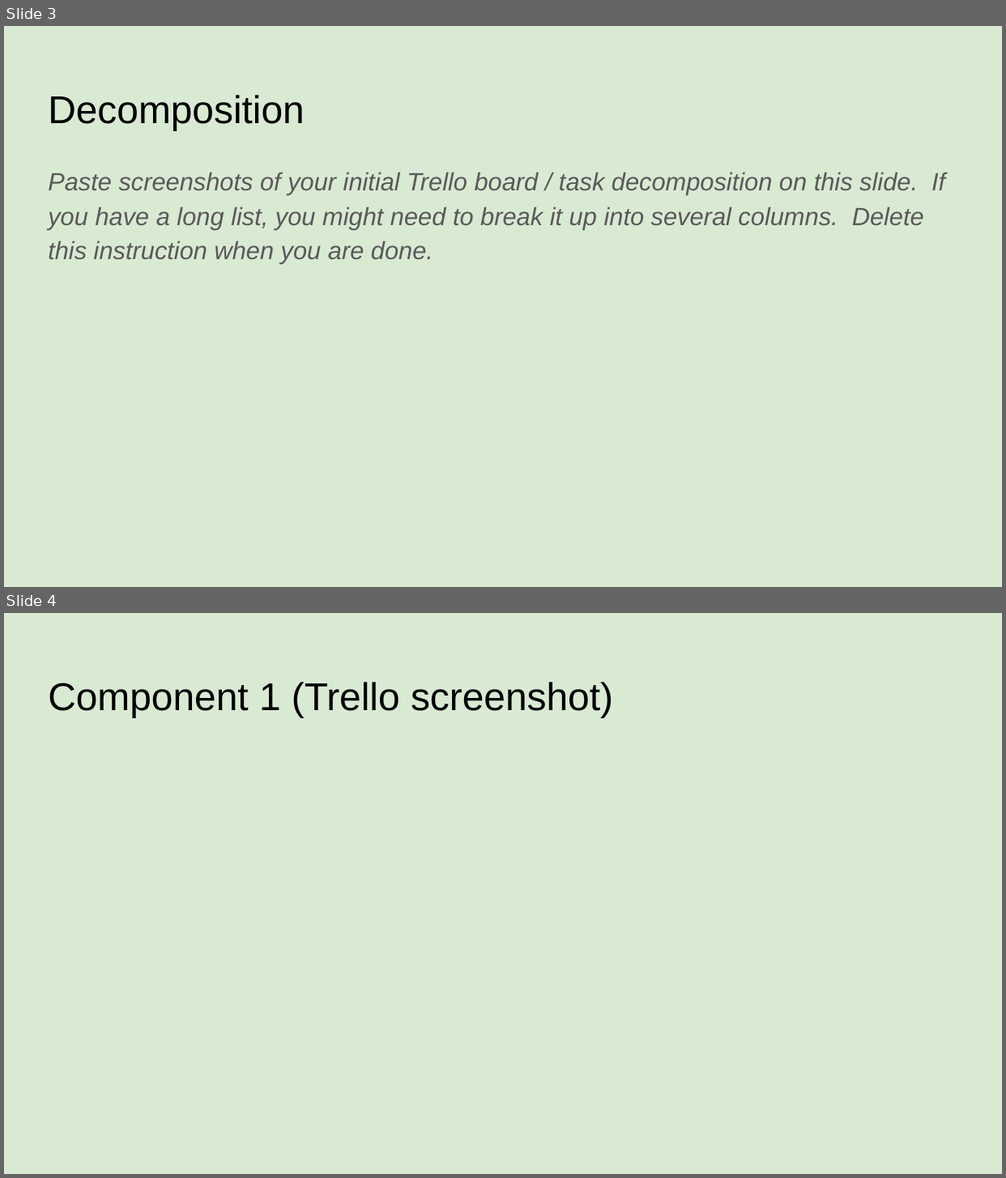
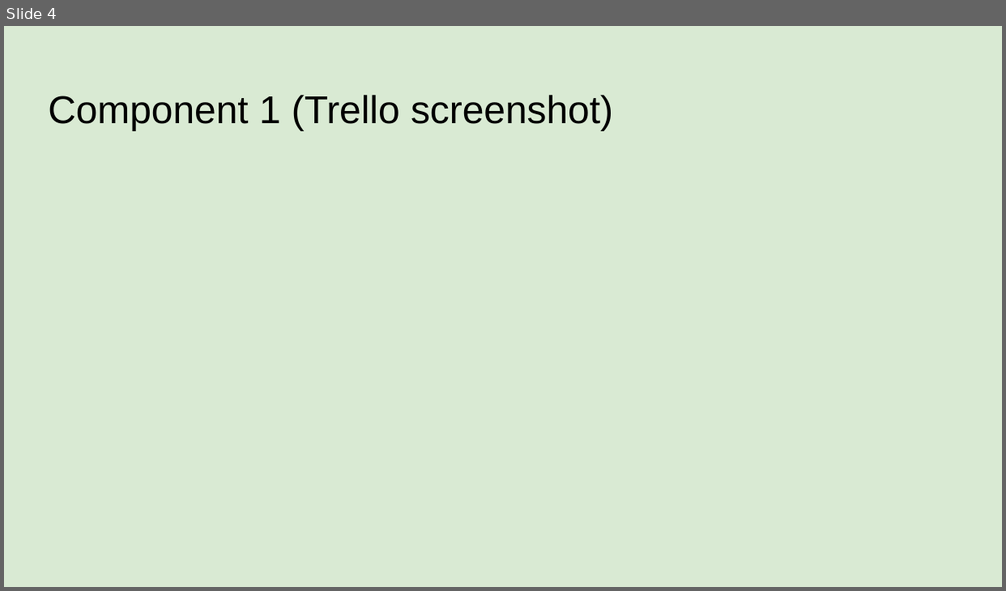
Before and after one commit to IvanY17104/Pizza_Bot, a slide deck: 022_91893+_+91897+Documentation.pptx. Shown one above the other, each under a label of ours: slides 3 and 4 before the commit, slide 4 after it. The pictures are 1006x1178 and 1006x591 pixels, drawn with LibreOffice and Linux fonts; fonts in the diff are those of the drawing. Boxes give left, top, right and bottom in pixels: in the first picture for what was removed or moved away, otherwise in the second. Text is boxed around its words. In the diff, an @@ line names an element or a change of style, - is before the commit and + after.

```diff
--- a/022_91893+_+91897+Documentation.pptx
+++ b/022_91893+_+91897+Documentation.pptx
@@ slide 3 removed at <box>4,26,1002,587</box>, background #D9EAD3 @@
@@ title removed at <box>48,95,305,130</box> @@
-Decomposition
@@ text removed at <box>48,172,945,264</box> @@
-Paste screenshots of your initial Trello board / task decomposition on this slide. If you have a long list, you might need to break it up into several columns. Delete this instruction when you are done.
```
Also in this commit, not shown: 1 slide changed, 1 slide added.
